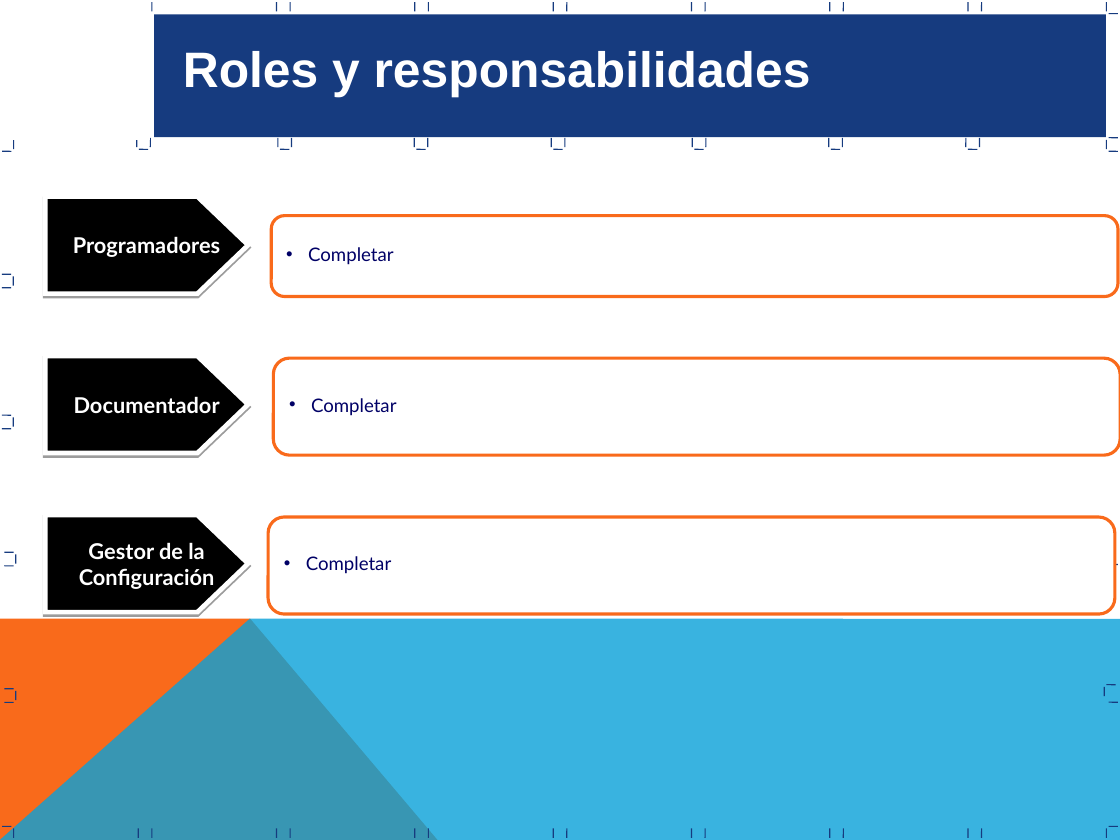
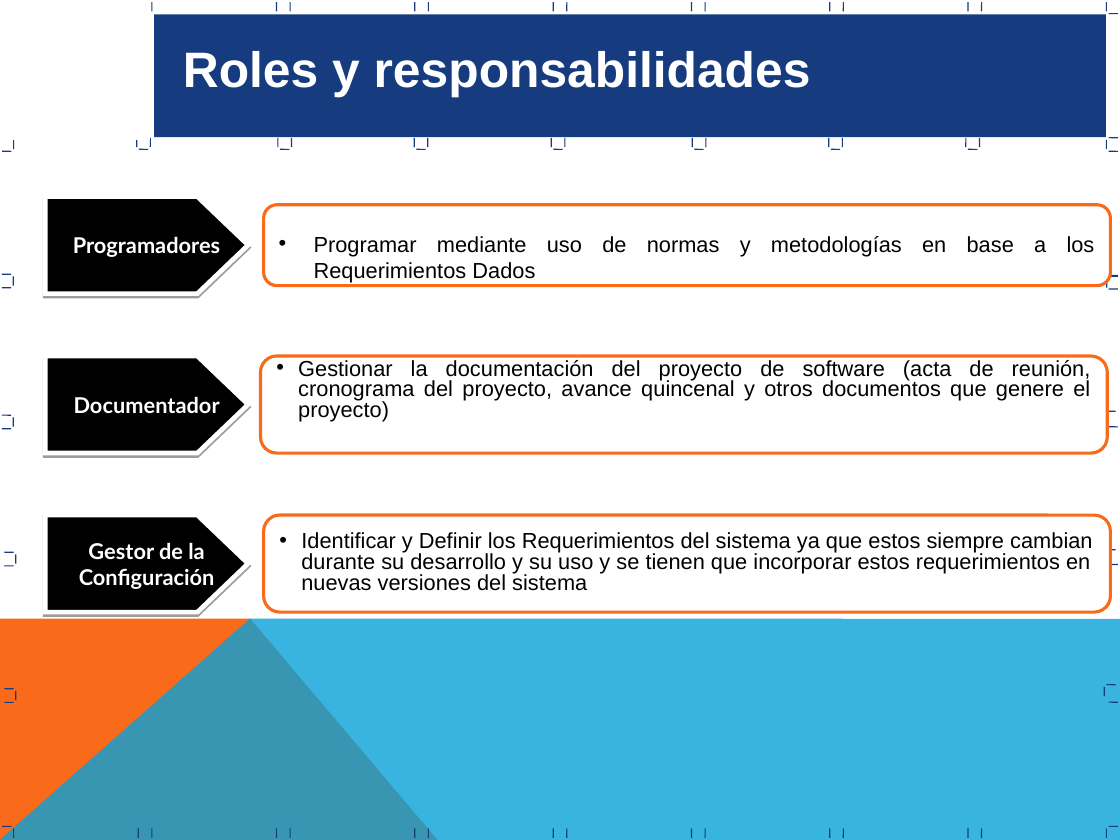
Before and after one commit to JMitac/Calculadora, a slide deck: slide 10 of Area de Proceso REQM/Proceso Gestion Requerimientos REQM.ppt. Drawn at 1120x840 pixels with LibreOffice and Linux fonts; fonts in the diff are those of the drawing. Boxes give left, top, right and bottom in pixels: in the first picture for what was removed or moved away, otherwise in the second. Text is boxed around its words. In the diff, an @@ line names an element or a change of style, - is before the commit and + after.

```diff
--- a/Area de Proceso REQM/Proceso Gestion Requerimientos REQM.ppt
+++ b/Area de Proceso REQM/Proceso Gestion Requerimientos REQM.ppt
@@ rounded rectangle added at (263,205,1110,286), fill #FFFFFF, outline #F96A1B 2.01 pt, 14 pt, text #000000 @@
+• Programar mediante uso de normas y metodologías en base a los Requerimientos Dados
@@ rounded rectangle removed at (271,216,1118,297) @@
-• Completar
@@ line added from (1107, 288) to (1107, 279), #163B7F 0.74 pt @@
@@ rounded rectangle "Gestionar la documentación del proyecto ...": place and size @@
-rounded rectangle "Gestionar la documentación del proyecto ..." at (273,358,1120,456)
+rounded rectangle "Gestionar la documentación del proyecto ..." at (261,356,1108,454)
@@ text in rounded rectangle at (298,360,1091,422): text changed; size 12 to 14 pt; font Lato to Arial; text colour #000066 to #000000 @@
-• Completar
+• Gestionar la documentación del proyecto de software (acta de reunión, cronograma del proyecto, avance quincenal y otros documentos que genere el proyecto)
@@ line added from (1107, 411) to (1116, 411), #163B7F 0.74 pt @@
@@ line added from (1109, 427) to (1118, 427), #163B7F 0.74 pt @@
@@ rounded rectangle "Identificar y Definir los Requerimientos ...": place and size @@
-rounded rectangle "Identificar y Definir los Requerimientos ..." at (268,517,1114,615)
+rounded rectangle "Identificar y Definir los Requerimientos ..." at (263,515,1110,613)
@@ text in rounded rectangle at (301,532,1092,591): text changed; size 12 to 14 pt; font Lato to Arial; text colour #000066 to #000000 @@
-• Completar
+• Identificar y Definir los Requerimientos del sistema ya que estos siempre cambian durante su desarrollo y su uso y se tienen que incorporar estos requerimientos en nuevas versiones del sistema
```
Also in this commit, not shown: 6 other slides changed.
